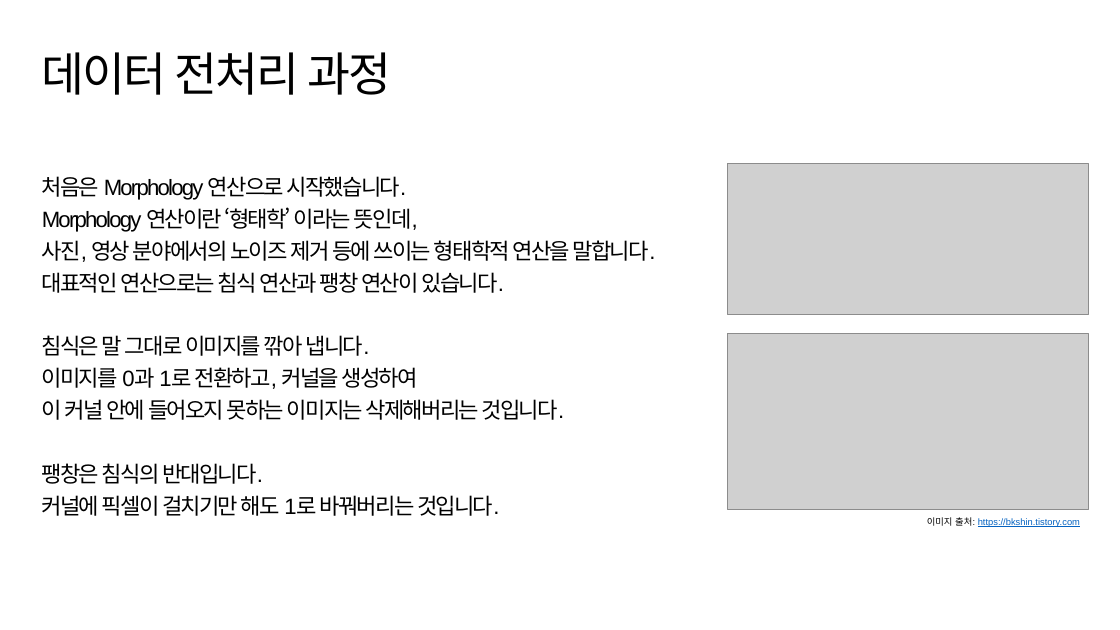
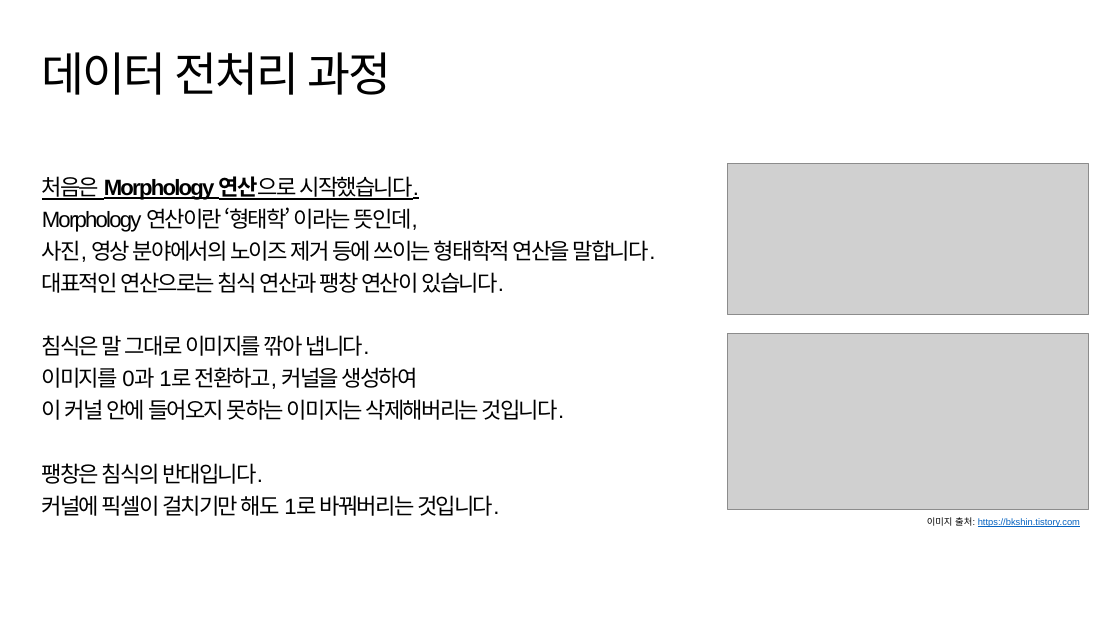
Before and after one commit to suk-6/22-dcc, a slide deck: slide 8 of 춘식이 발표자료.pptx. Drawn at 1120x630 pixels with LibreOffice and Linux fonts; fonts in the diff are those of the drawing; grey boxes stand for pictures; background and template pictures are left out. Boxes give left, top, right and bottom in pixels: in the first picture for what was removed or moved away, otherwise in the second. Text is boxed around its words. In the diff, an @@ line names an element or a change of style, - is before the commit and + after.

```diff
--- a/춘식이 발표자료.pptx
+++ b/춘식이 발표자료.pptx
@@ text at [42,176,419,201]: bold on in "Morphology 연산으로"; underline on in "처음은 Morphology 연산으로 시작했습니다." @@
```
Also in this commit, not shown: 6 other slides changed.
